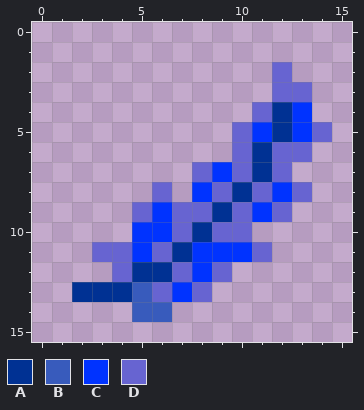
Pixel-art sprite -- src/main/resources/assets/mccourse/textures/mob_effect/fly.png. The first picture shows the starting point.
The file is 16x16 pixels.
Palette (. is transparent): A #003193  B #385bbc  C #0033ff  D #6764d1
Pixels before, first column x 2:
 2 ..........D..
 3 ..........DD.
 4 .........DAC.
 5 ........DCACD
 6 ........DADD.
 7 ......DCDAD..
 8 ....D.CDADCD.
 9 ...DCDDADCD..
10 ...CCDADD....
11 .DDCDACCCD...
12 ..DAADCD.....
13 AAABDCD......
14 ...BB........
The result:
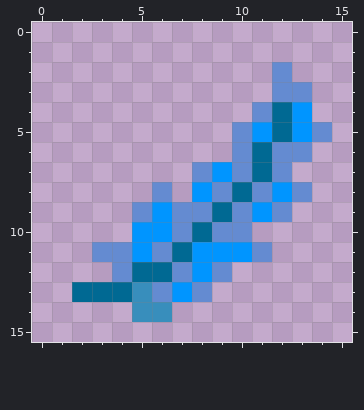
Edits made:
Colour A changes from #003193 to #006993.
Colour B changes from #385bbc to #388ebc.
Colour C changes from #0033ff to #0095ff.
Colour D changes from #6764d1 to #648bd1.
